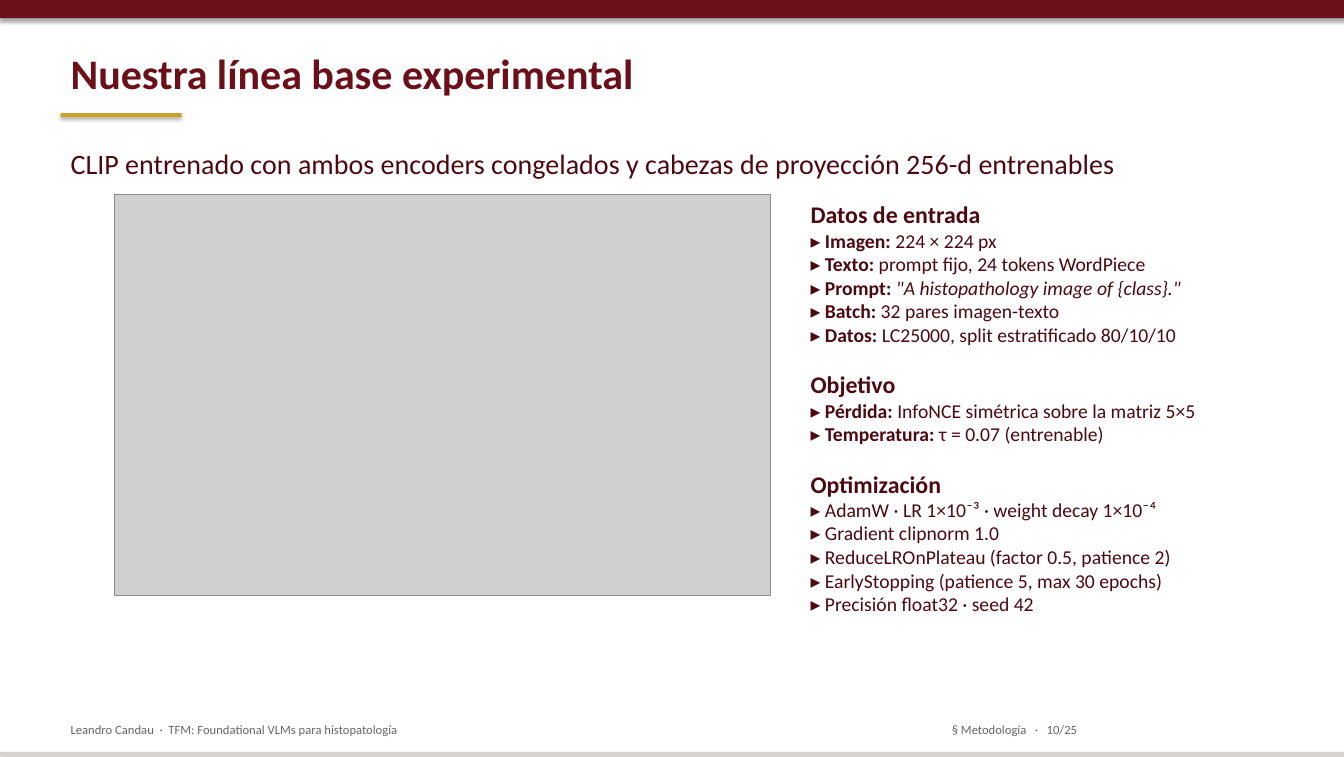
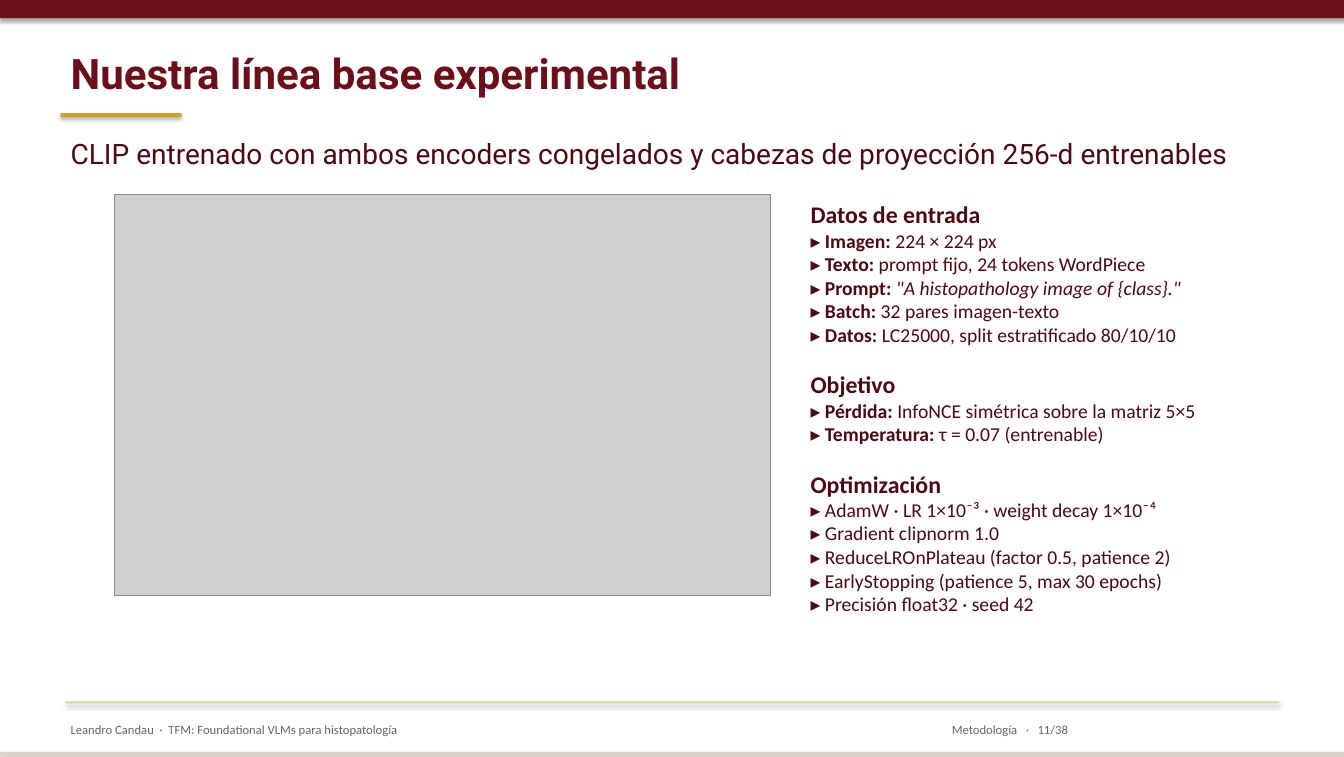
Before and after one commit to lcandau/histopathology-clip-lab, a slide deck: slide 11 of report/TFM_defense.pptx (slide 10 before the commit). Drawn at 1344x757 pixels with LibreOffice and Linux fonts; fonts in the diff are those of the drawing; grey boxes stand for pictures. Boxes give left, top, right and bottom in pixels: in the first picture for what was removed or moved away, otherwise in the second. Text is boxed around its words. In the diff, an @@ line names an element or a change of style, - is before the commit and + after.

```diff
--- a/report/TFM_defense.pptx
+++ b/report/TFM_defense.pptx
@@ text "Nuestra línea base experimental" at (x1=71, y1=57, x2=680, y2=98): font Calibri to Roboto @@
@@ text "CLIP entrenado con ambos encoders ..." at (x1=71, y1=143, x2=1227, y2=170): font Calibri to Roboto @@
@@ text "CLIP entrenado con ambos encoders ..." moved from (x1=71, y1=154, x2=1115, y2=179) to (x1=71, y1=143, x2=1227, y2=170) @@
@@ rectangle added at (x1=66, y1=701, x2=1279, y2=703), fill #E5D0A0 @@
@@ text at (x1=952, y1=725, x2=1068, y2=736): text changed @@
-§ Metodología · 10/25
+Metodología · 11/38
```
Also in this commit, not shown: 18 other slides changed, 14 slides added, 1 slide removed, 1 other file.
